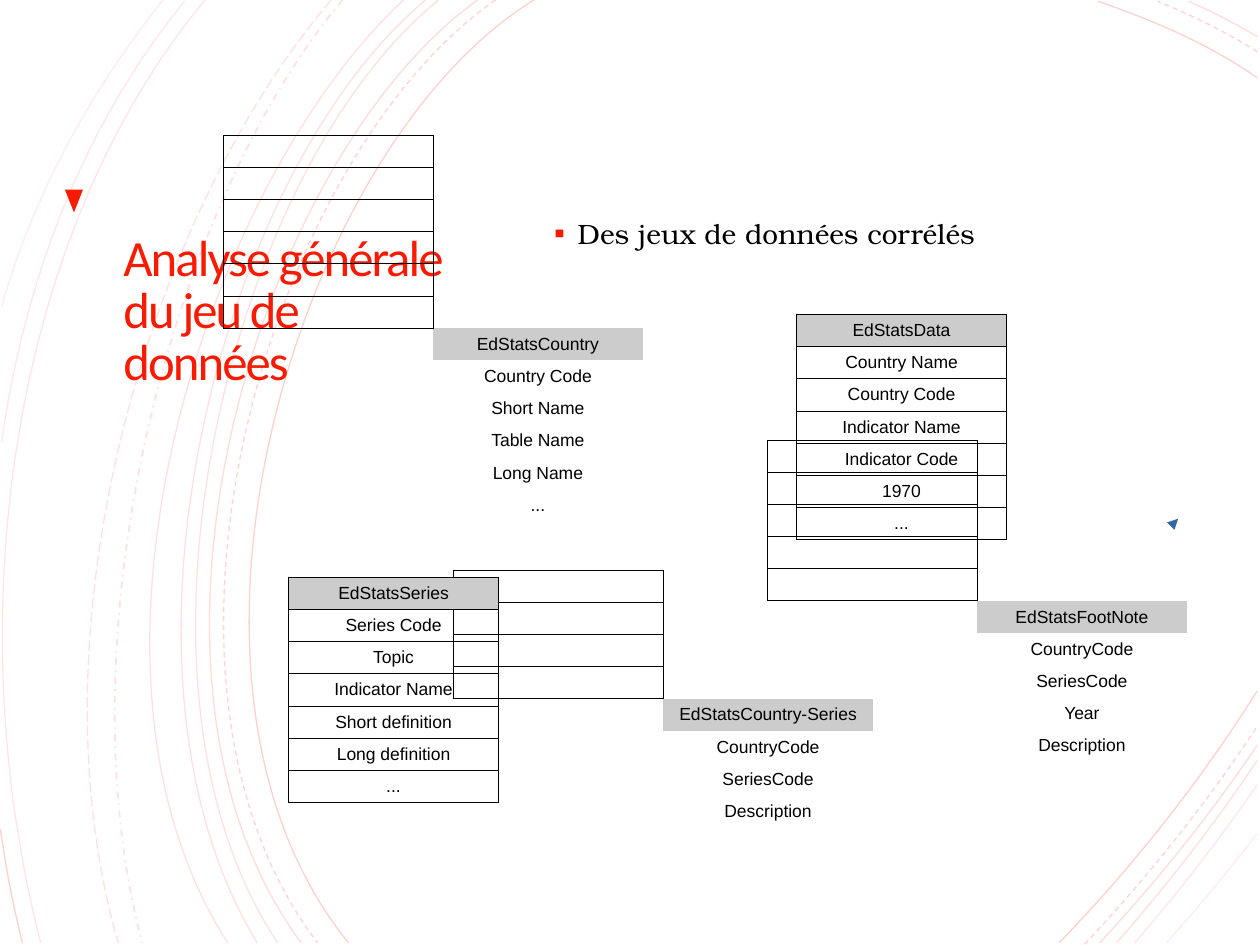
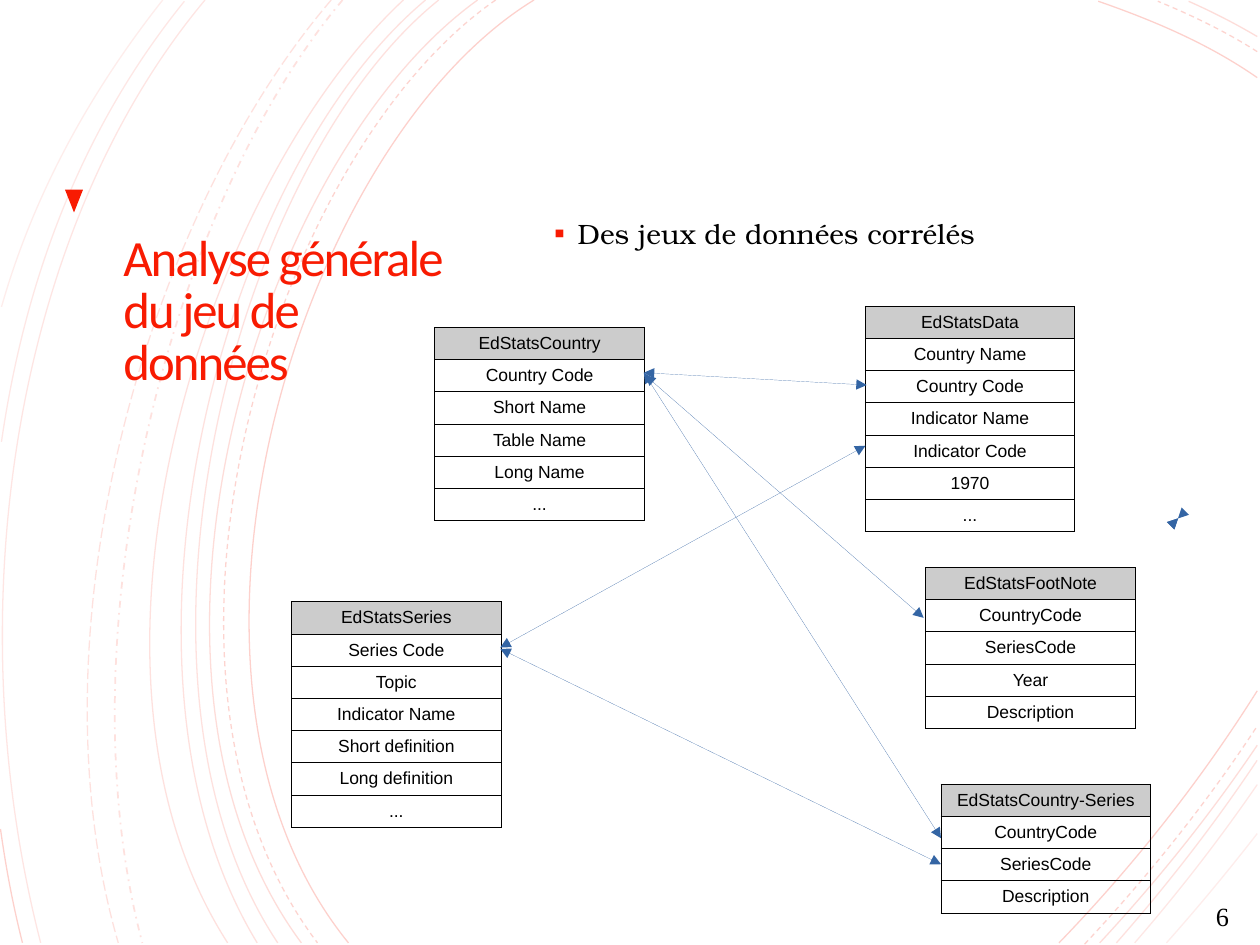
Before and after one commit to lalende/OpenClassRooms-Certification-Data-Scientist, a slide deck: slide 6 of Projet 2 - Analysez des données de systèmes éducatifs/Projet 2.pptx. Drawn at 1260x945 pixels with LibreOffice and Linux fonts; fonts in the diff are those of the drawing. Boxes give left, top, right and bottom in pixels: in the first picture for what was removed or moved away, otherwise in the second. Text is boxed around its words. In the diff, an @@ line names an element or a change of style, - is before the commit and + after.

```diff
--- a/Projet 2 - Analysez des données de systèmes éducatifs/Projet 2.pptx
+++ b/Projet 2 - Analysez des données de systèmes éducatifs/Projet 2.pptx
@@ table: place and size @@
-table at bbox=[433, 329, 643, 487]
+table at bbox=[435, 328, 644, 553]
@@ table: place and size @@
-table at bbox=[796, 315, 1005, 501]
+table at bbox=[866, 306, 1075, 532]
@@ double arrow added from (644, 373) to (867, 386), #3465A4 0 pt @@
@@ double arrow added from (644, 373) to (941, 838), #3465A4 0 pt @@
@@ double arrow added from (645, 375) to (924, 617), #3465A4 0 pt @@
@@ double arrow added from (500, 648) to (866, 446), #3465A4 0 pt @@
@@ curved arrow (1178, 518) - (1178, 518): route changed @@
@@ curved double arrow added from (1178, 518) to (1178, 518), #3465A4 0 pt @@
@@ table: place and size @@
-table at bbox=[978, 601, 1187, 759]
+table at bbox=[926, 567, 1135, 793]
@@ table: place and size @@
-table at bbox=[289, 577, 498, 768]
+table at bbox=[291, 602, 500, 828]
@@ double arrow added from (500, 649) to (941, 864), #3465A4 0 pt @@
@@ outline redrawn in 3 elements at bbox=[1062, 769, 1259, 944], bbox=[1206, 898, 1259, 944], bbox=[1060, 690, 1257, 942] @@
@@ table: place and size @@
-table at bbox=[663, 699, 872, 825]
+table at bbox=[941, 784, 1150, 945]
@@ page number added at bbox=[1216, 908, 1229, 927], 15 pt, text #000000 @@
+6
```
Also in this commit, not shown: 18 other slides changed, 8 slides added, 4 other files.
